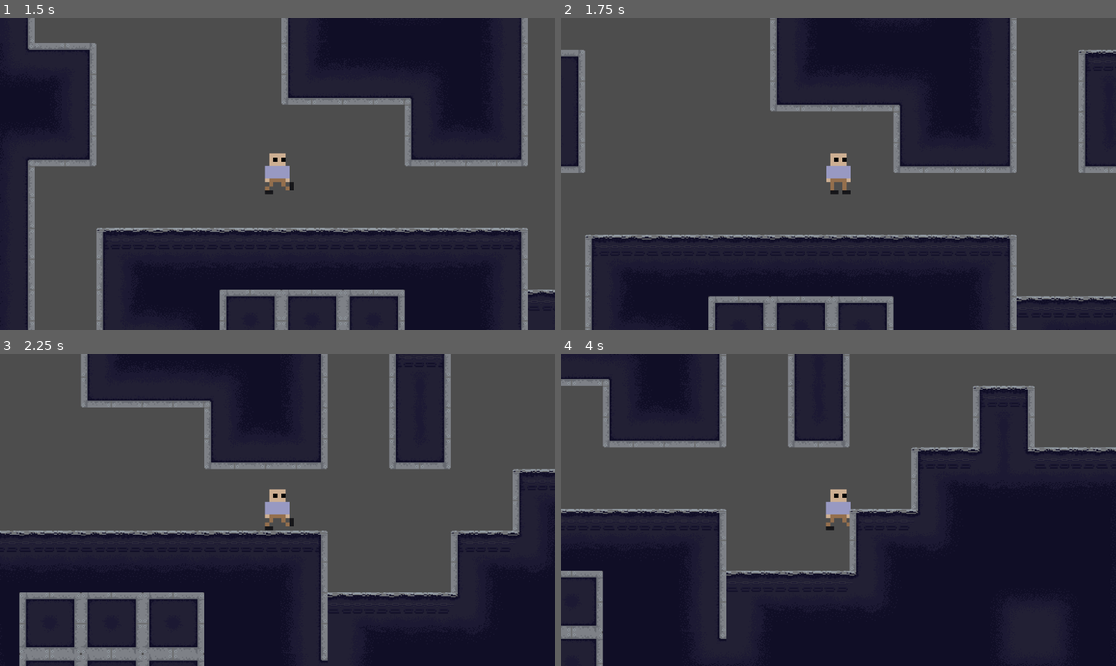
Above: before the commit, frames 1-4 (two rows, left to right).
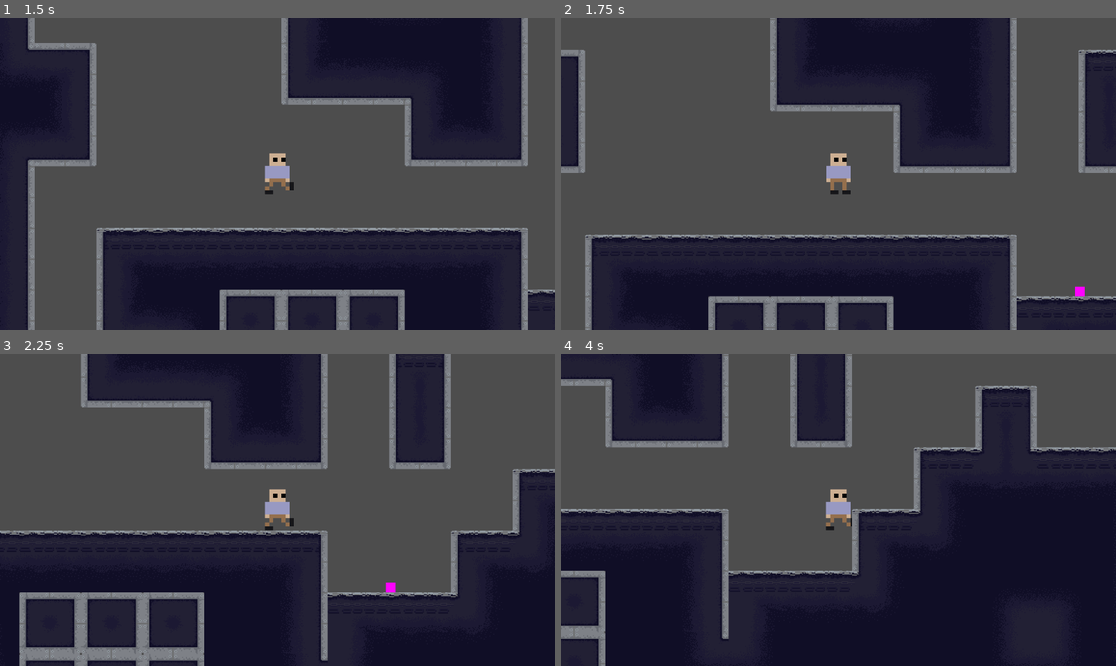
Above: after the commit, the same moments.

Repository: VehvilainenPooki/ModeGame
Game: Godot game, scene res://Main.tscn
Same seed, same stepped clock (60 frames per second), same inputs: the game is played once before the commit and once after it.
Inputs:
- Up to frame 1 (1.5 s): click "Play" at 0.5 s; tap Enter (ui_accept) at 1.25 s; hold Right (ui_right) from 1.28 s (still down); hold 2 (MODE_SPEED) from 1.28 s (still down)
- Up to frame 2 (1.75 s): keep holding Right (ui_right); keep holding 2 (MODE_SPEED); tap 1 (MODE_JUMP) at 1.52 s
- Up to frame 3 (2.25 s): keep holding Right (ui_right); release 2 (MODE_SPEED) at 2.03 s; tap 2 (MODE_SPEED) at 2.1 s
- Up to frame 4 (4 s): tap 1 (MODE_JUMP) at 2.27, 3.77 s; release Right (ui_right) at 2.78 s; hold Left (ui_left) 2.78-3.53 s; hold 2 (MODE_SPEED) 2.78-3.53 s; tap Enter (ui_accept) at 3.5 s; hold Right (ui_right) from 3.53 s (still down); tap 2 (MODE_SPEED) at 3.6 s

Frame 1 is identical in both runs. In frame 2, less than 0.1% of the frame differs, in the area x 92-95%, y 85-90%; in frame 3, less than 0.1%; in frame 4, 3.1%, in the area x 0-100%, y 0-100%.

Commit message:
Muutettu gitignore

Diff:
--- a/Levels/Level1.tscn
+++ b/Levels/Level1.tscn
@@ -1,8 +1,9 @@
-[gd_scene load_steps=6 format=3 uid="uid://cc1ju7beuva6v"]
+[gd_scene load_steps=7 format=3 uid="uid://cc1ju7beuva6v"]
 
 [ext_resource type="Script" path="res://Levels/Level1.gd" id="1_4l0r6"]
 [ext_resource type="PackedScene" uid="uid://cwodsiytl05fq" path="res://Player/Player.tscn" id="1_hfe7p"]
 [ext_resource type="Texture2D" uid="uid://cycq3u8djsjeh" path="res://Assets/World/Lab1/Laboratory1_1FullSheet.png" id="2_v6msj"]
+[ext_resource type="PackedScene" uid="uid://cq7x60hccgp6l" path="res://Objects/Cartridges/Cartridge.tscn" id="4_8hcgt"]
 
 [sub_resource type="TileSetAtlasSource" id="TileSetAtlasSource_racw3"]
 texture = ExtResource("2_v6msj")
@@ -253,3 +254,7 @@
 tile_set = SubResource("TileSet_vtbyb")
 format = 2
 layer_0/tile_data = PackedInt32Array(196607, 65538, 0, 131072, 65538, 0, 131073, 65538, 0, 131074, 65538, 0, 131075, 65 …(5855 unchanged characters)…
+
+[node name="Cartridge" parent="." instance=ExtResource("4_8hcgt")]
+position = Vector2(1217, 563)
+mode = 1
--- a/Objects/Cartridges/Cartridge.gd
+++ b/Objects/Cartridges/Cartridge.gd
@@ -2,7 +2,7 @@
 class_name Cartridge
 
 enum MODES {DEFAULT, JUMP, PUSH, SPEED}
-var mode: MODES = MODES.JUMP
+@export var mode: MODES
 
 func _on_area_2d_body_entered(body):
 	if body is Player:
Not shown, changed: .gitignore
